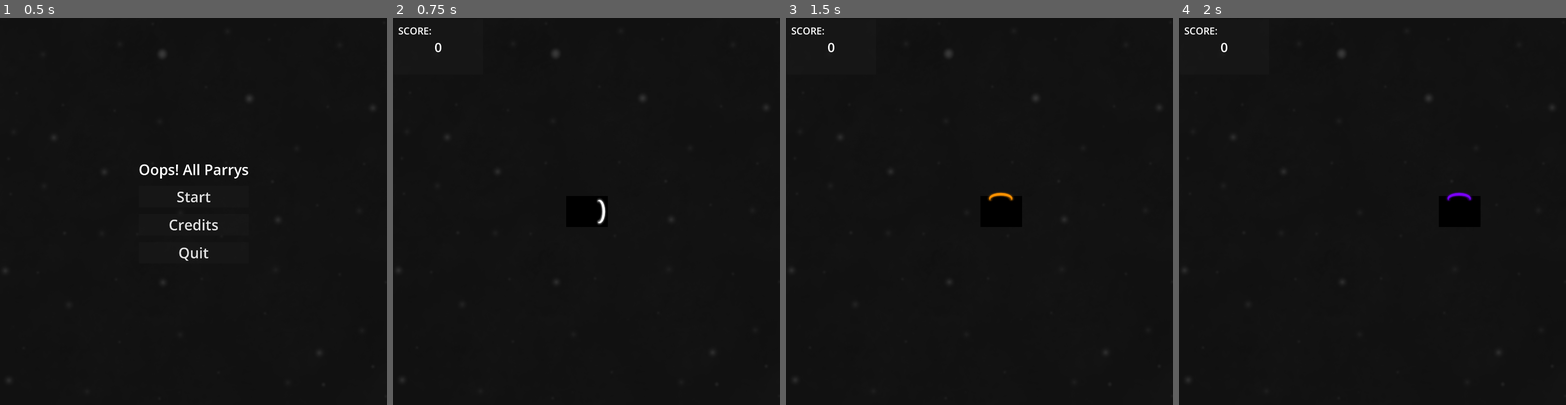
Above: before the commit, frames 1-4 (left to right).
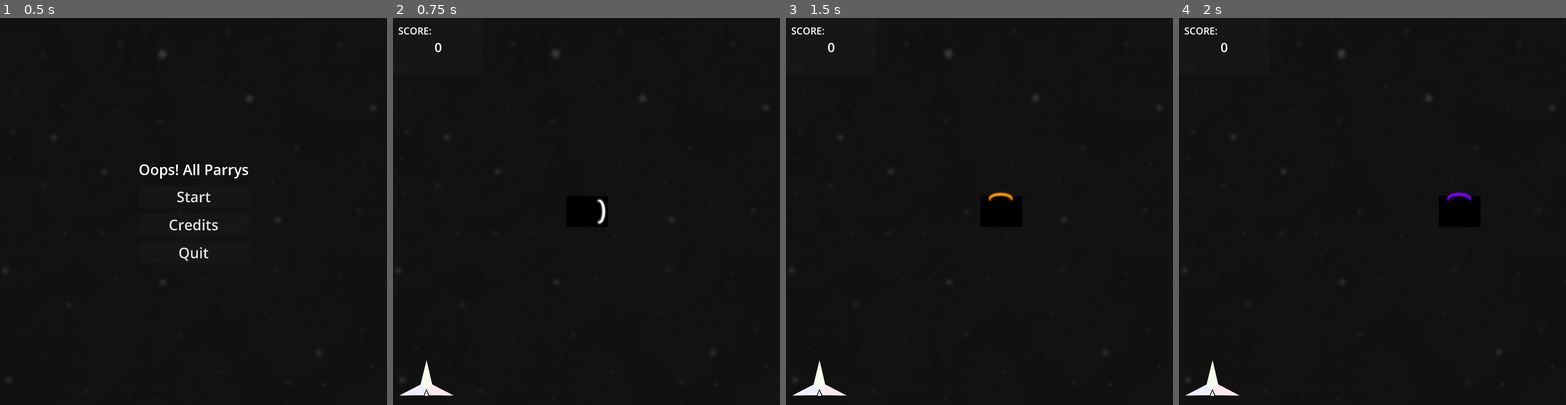
Above: after the commit, the same moments.

Repository: Restra9423/Jamfest-Spring-2026
Game: Godot game, scene res://UI/title.tscn
Same seed, same stepped clock (60 frames per second), same inputs: the game is played once before the commit and once after it.
Inputs (mouse positions are in pixels of both pictures, inside the frame that each line leads up to):
- Up to frame 1 (0.5 s): no input
- Up to frame 2 (0.75 s): click "Start" at 0.5 s
- Up to frame 3 (1.5 s): tap Enter at 1.25 s; move the mouse to (1064, 192) at 1.27 s; hold D (Right) from 1.28 s (still down); click (1064, 192) at 1.35 s
- Up to frame 4 (2 s): keep holding D (Right)

Frame 1 is identical in both runs. In frame 2, 0.3% of the frame differs, in the area x 1-16%, y 88-98%; in frame 3, 0.3%; in frame 4, 0.3%.

Commit message:
Heath Bar Added in Scene and Functionality Started (not finished)

Diff:
--- a/Levels/world_scene.tscn
+++ b/Levels/world_scene.tscn
@@ -5,6 +5,9 @@
 [ext_resource type="PackedScene" uid="uid://dx1wp8ft46jae" path="res://Prefabs/ScoreCounter.tscn" id="3_gajq0"]
 [ext_resource type="Texture2D" uid="uid://3pn0sh3mbpie" path="res://Art/Background.png" id="4_iyqwk"]
 [ext_resource type="AudioStream" uid="uid://dorjumjotuvsm" path="res://Sound/Music/BulletHellSong.wav" id="5_v2hpu"]
+[ext_resource type="Texture2D" uid="uid://cplw44st4q4vj" path="res://Art/HeathBar2.png" id="6_42d7d"]
+[ext_resource type="Texture2D" uid="uid://hjvphaxd5iyy" path="res://Art/HeathBar3.png" id="7_fcaoe"]
+[ext_resource type="Texture2D" uid="uid://b4bcn08hdr3ho" path="res://Art/HeathBar1.png" id="8_syw1v"]
 
 [sub_resource type="RectangleShape2D" id="RectangleShape2D_8oma2"]
 size = Vector2(1918, 1)
@@ -61,3 +64,18 @@
 [node name="AudioStreamPlayer" type="AudioStreamPlayer" parent="." unique_id=378901101]
 stream = ExtResource("5_v2hpu")
 autoplay = true
+
+[node name="HeathBar2" type="Sprite2D" parent="." unique_id=1423403472]
+position = Vector2(-794, 832)
+scale = Vector2(0.1, 0.1)
+texture = ExtResource("6_42d7d")
+
+[node name="HeathBar3" type="Sprite2D" parent="." unique_id=1316957443]
+position = Vector2(-794, 832)
+scale = Vector2(0.1, 0.1)
+texture = ExtResource("7_fcaoe")
+
+[node name="HeathBar1" type="Sprite2D" parent="." unique_id=2044029295]
+position = Vector2(-794, 832)
+scale = Vector2(0.1, 0.1)
+texture = ExtResource("8_syw1v")
--- a/Scripts/playerMovement.gd
+++ b/Scripts/playerMovement.gd
@@ -6,6 +6,10 @@
 
 var health = 3
 var points = 0
+
+var health3
+var health2
+var health1
 
 var iFramesActive = false
 @onready var iFrames : Timer = $iFrames
@@ -87,6 +91,13 @@
 	if(!iFramesActive):
 		iFrames.start()
 		health -= 1
+		match health:
+			3:
+				print("param3 is 3!")
+			2:
+				print("param3 is not 3!")
+			1:
+				print("param3 is not 3!")
 		iFramesActive = true
 		print("hit")
 
